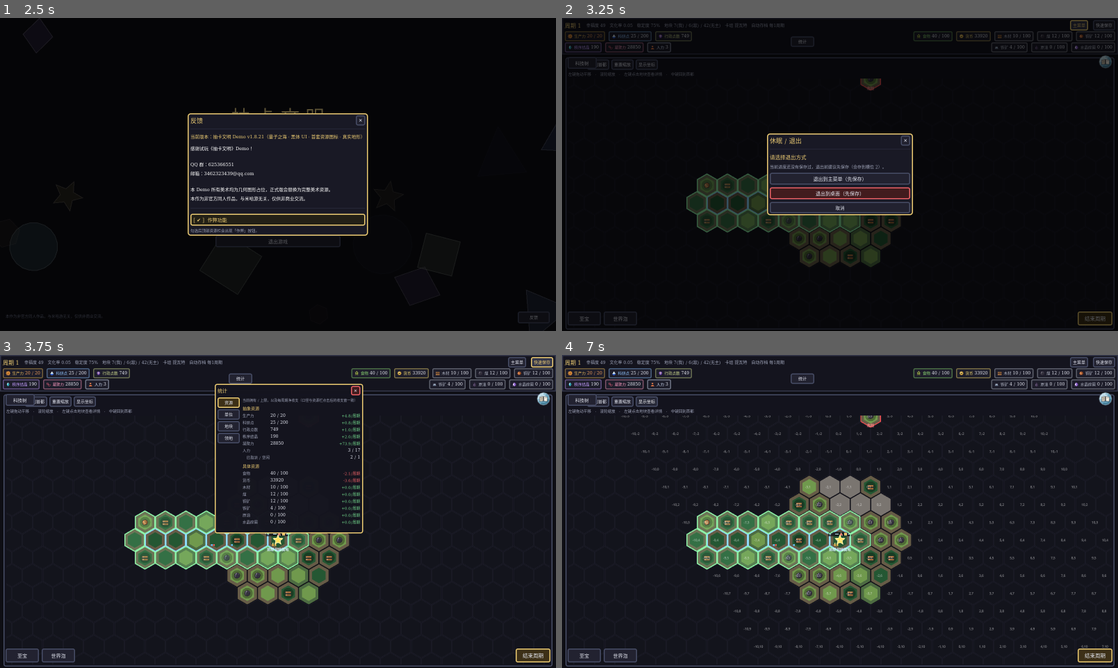
Above: before the commit, frames 1-4 (two rows, left to right).
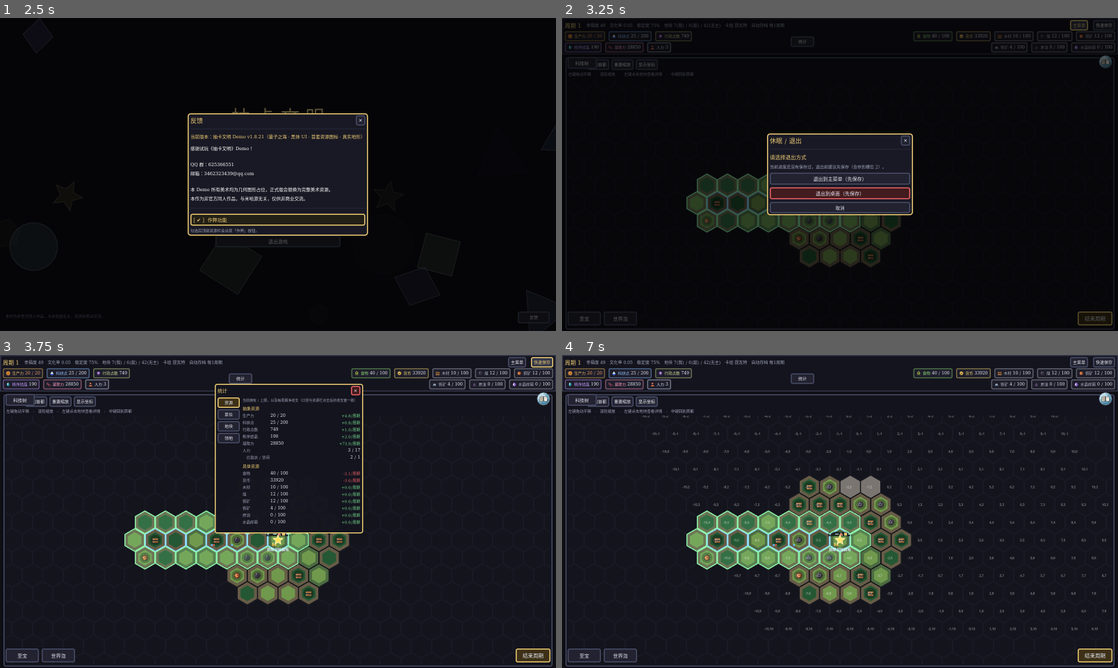
Above: after the commit, the same moments.

Repository: Traveler-NoOne/gacha-civilization
Game: Godot game, scene res://tests/screenshot.tscn
Same seed, same stepped clock (60 frames per second), same inputs: the game is played once before the commit and once after it. This scene is started directly instead of the project's main scene.
Inputs:
- Up to frame 1 (2.5 s): click "开始游戏" at 0.5 s; click "开始游戏" at 1.25 s; click "开始游戏" at 2 s
- Up to frame 2 (3.25 s): click "主菜单" at 2.75 s
- Up to frame 3 (3.75 s): click "快速保存" at 3.5 s
- Up to frame 4 (7 s): click "统计" at 4.25 s; click "回到首都" at 5 s; click "重置缩放" at 5.75 s; click "显示坐标" at 6.5 s

Frame 1 is identical in both runs. In frame 2, 0.7% of the frame differs, in the area x 25-60%, y 19-79%; in frame 3, 2.1%; in frame 4, 4.4%, in the area x 10-99%, y 19-94%.

Commit message:
W2 完成：板块过程接成高程骨架（地图第一次出现成条的山脉/海沟/裂谷）
用户连续两轮没回"先玩 W1 还是接线"的选择题，我按"开工"的原意继续做完 S2
（计划你已批准、目标也要求逐段推进）；git 是安全网，要看 W1 状态随时能 checkout d277302。

做法（关键：保持"逐格纯函数"）：现在高度是 f(一格坐标, 种子)，所以板块必须能"按一格直接问"，
不能先建整张参数图。Plates 增加一组无网格原语：
- frame(seed)：种子/运动矢量（按种子缓存），铺在"地图外接矩形 ×1.4"盒子里 → 边界真的穿过地图；
- plate_at_point(像素点) / boundary_for(格)（这一格实际会用到的那条边界）/
  effect_at(格, base)：相向+陆→山系、相向+海→海沟、相离+陆→裂谷、相离+海→洋中脊、
  错动→0，离边界越远越弱（3 格衰减）。world_gen.elevation_of() 末尾叠上并 clamp(0,1)；
  地形阈值/湿度那套全没动。

实测（seed 20240607）：山脉 16 → 31 格；水/平原/丘陵 589/494/279 → 713/371/267；
相邻格同地形 73% → 75%；**河流格 21 → 28 格、相邻率 29% → 43%**（板块起伏让汇流更容易攒起来，
属意外收获，W4 才正式做河流）；边缘含水 92% / 中心 0% 保持。

5 个无头自检全绿（seed_check 的地貌断言一条没红）。自检新增逐格符号断言：
相向边界陆地格全部抬高（542 格 0 违例）、相离边界陆地格全部压低（123 格 0 违例）、
无边界格完全不受影响（722 格 0 违例）、幅度 ≤ 上限（实测正好 0.2200）。
顺带把振幅真正钳到 PLATE_AMPLITUDE —— stress 是两块板的相对速度、可 >1，
不钳的话"振幅上限"是假的（自检抓到的）。

截图 45 张：地图相关图变化约 0.9%（远低于 2% 阈值，结构没崩），"浮窗盖住地图"的图仍逐位相同。
识图人看（计划要求的验收）：改前是"电视雪花"式高频噪声；改后出现成条山脉（右侧 5~6 格连成一条弧线）
与连片浅色裂谷/洋盆，并判断"更像真实地理"。已知粗糙处（可逆参数，下段顺手调）：
右上两个孤立高山格（山脉带太窄/阈值偏硬，缺山脚过渡）、颜色缺海拔渐变。

另：MAP_MAX_RADIUS 与侵蚀"固定最大范围"这次也没动（W1 曾说挪到 W2）——因为侵蚀这段即将在
W4/W5 被整条新管线取代，现在重构是白改；已明确挪到 W4/W5 一起退休，避免"承诺又延后却没人知道"。

Diff:
--- a/scripts/core/plates.gd
+++ b/scripts/core/plates.gd
@@ -35,7 +35,113 @@
 ]
 
 
-## 生成一张板块图。
+## ===========================================================================
+## 无网格原语（W2 的 S2 用这一组把板块接进高程）
+##   为什么要有它们：现在的高度是 `f(一格坐标, 种子)` 的**逐格纯函数**
+##   （见 world_gen.elevation_of），所以板块也必须能"按一格直接问"，
+##   而不是只能先算出整张网格再采样。坐标统一用**像素空间**（Hex.axial_to_pixel，size=1）——
+##   那里各向同性，距离/法线才有意义。
+## ===========================================================================
+
+## 板块对高度的振幅（0~1 的高程单位）。**可逆参数**，只为"像真实地理"而调。
+const PLATE_AMPLITUDE := 0.22
+## 离边界多少格之内还有影响（越远越弱）
+const PLATE_FALLOFF_STEPS := 3
+## 判"这一侧是海洋"的高度线（低于它 → 相向时是俯冲侧/海沟，相离时是洋中脊）
+const SEA_LEVEL_HINT := 0.5
+
+static var _frame_cache := {}
+
+
+## 某一局种子的板块骨架（种子位置 + 运动矢量），按种子缓存。
+## 种子铺在"当前地图外接矩形 × 1.4"的盒子里 —— 这样边界真的会**穿过**地图，
+## 而不是整张图落在同一块板里（那样就完全没有山脉了）。
+static func frame(world_seed: int, plate_count: int = 8) -> Dictionary:
+	var key := "%d/%d" % [world_seed, plate_count]
+	if _frame_cache.has(key):
+		return _frame_cache[key]
+	var n := maxi(2, plate_count)
+	var map_r := float(Consts.MAP_START_RADIUS)
+	var half := Vector2(Hex.SQRT3 * map_r * 1.4, 1.5 * map_r * 1.4)
+	var seeds: Array = []
+	for i in n:
+		var fx := Hex.hash01(Vector2i(i, 0), SALT_X + world_seed)
+		var fy := Hex.hash01(Vector2i(i, 0), SALT_Y + world_seed)
+		seeds.append(Vector2((fx * 2.0 - 1.0) * half.x, (fy * 2.0 - 1.0) * half.y))
+	var out := {"seeds": seeds, "motions": _make_motions(world_seed, n), "count": n}
+	_frame_cache[key] = out
+	return out
+
+
+## 像素坐标属于哪一块板（最近种子；并列取序号小的 → 确定）
+static func plate_at_point(p: Vector2, seeds: Array) -> int:
+	var best := 0
+	var best_d := INF
+	for i in seeds.size():
+		var s: Vector2 = seeds[i]
+		var d := p.distance_squared_to(s)
+		if d < best_d - 0.000001:
+			best_d = d
+			best = i
+	return best
+
+
+## 这一格"**实际会用到的那条边界**"：3 格内、相向/相离里**最强**的一条
+##（并列保留先遇到的 → 确定）。返回 `{kind, stress, dist}`；没有边界时 kind = `Kind.NONE`。
+## 之所以要单独抽出来：自检要能问"函数到底按哪条边界算的"，否则测试只能靠猜（2026-10-13 踩过）。
+static func boundary_for(c: Vector2i, world_seed: int, plate_count: int = 8) -> Dictionary:
+	var fr := frame(world_seed, plate_count)
+	var seeds: Array = fr["seeds"]
+	var motions: Array = fr["motions"]
+	var p := Hex.axial_to_pixel(c.x, c.y, 1.0)
+	var mine := plate_at_point(p, seeds)
+	var best := {"kind": Kind.NONE, "stress": 0.0, "dist": 0}
+	for o: Vector2i in Hex.spiral(PLATE_FALLOFF_STEPS):
+		if o == Vector2i.ZERO:
+			continue
+		var q := c + o
+		var their := plate_at_point(Hex.axial_to_pixel(q.x, q.y, 1.0), seeds)
+		if their == mine:
+			continue
+		var rel: Vector2 = (motions[mine] as Vector2) - (motions[their] as Vector2)
+		var normal := (Hex.axial_to_pixel(q.x, q.y, 1.0) - p).normalized()
+		var k := classify(rel, normal)
+		if k == Kind.TRANSFORM:
+			continue
+		var st := absf(rel.dot(normal))
+		if int(best["kind"]) == Kind.NONE or st > float(best["stress"]) + 0.000001:
+			best = {"kind": k, "stress": st, "dist": Hex.distance(c, q)}
+	return best
+
+
+## 板块对某一格高度的影响（**可正可负**，0 = 无影响）。
+## base 是该格"没有板块作用时"的高度 —— 用来判断这一侧是陆还是海：
+##   相向（碰撞/俯冲）：这一侧低（海）→ **海沟**（往下削）；这一侧高（陆）→ **山系**（往上抬）
+##   相离（裂谷/洋中脊）：这一侧低（海）→ **洋中脊**（微抬）；这一侧高（陆）→ **裂谷**（往下陷）
+##   错动：垂直方向基本不动 → 0
+## ⚠️ 振幅**钳在 `PLATE_AMPLITUDE` 以内** —— `stress` 是两块板的相对速度，可以大于 1，
+##    不钳的话"振幅上限"这个说法就是假的（2026-10-13 自检抓到过）。
+static func effect_at(c: Vector2i, base: float, world_seed: int, plate_count: int = 8) -> float:
+	var b := boundary_for(c, world_seed, plate_count)
+	if int(b["kind"]) == Kind.NONE:
+		return 0.0
+	var falloff := clampf(1.0 - float(int(b["dist"]) - 1) / float(PLATE_FALLOFF_STEPS), 0.0, 1.0)
+	var amp := PLATE_AMPLITUDE * minf(1.0, float(b["stress"])) * falloff
+	var is_sea := base < SEA_LEVEL_HINT
+	match int(b["kind"]):
+		Kind.CONVERGENT:
+			return -amp if is_sea else amp
+		Kind.DIVERGENT:
+			return amp * 0.5 if is_sea else -amp * 0.6
+		_:
+			return 0.0
+
+
+## ===========================================================================
+## 网格版（保留给将来的"死地图"用：整张参数图一次算完，见总纲）
+## ===========================================================================
+
+
 ## 返回 { plate: PackedInt32Array, kind: PackedByteArray, stress: PackedFloat32Array,
 ##        seeds: Array[Vector2], motions: Array[Vector2], size: int, plate_count: int }
 ## 索引约定：i = y * size + x（行优先）。
--- a/scripts/core/world_gen.gd
+++ b/scripts/core/world_gen.gd
@@ -52,13 +52,17 @@
 	return clampf(d, 0.0, 1.0)
 
 
-## 某一格的高度（0~1）：多倍频采样 → **大陆形状**（往 1-距离 混）→ 重塑（往下压，让平原多些）。
+## 某一格的高度（0~1）：多倍频采样 → **大陆形状**（往 1-距离 混）→ 重塑（往下压，让平原多些）
+## → **W2（S2）：叠上板块过程**（相向边界造山/造沟、相离边界造脊/造谷）。
 ## 重塑指数是"水多不多"的旋钮（2.6 那次半张图都是海，别调过头）。
+## ⚠️ 板块那一层由 `Plates.effect_at()` 提供，它**只按这一格的坐标 + 种子算**（逐格纯函数）——
+## 所以 W1 定的"整图可复现"依然成立（见 docs/更新指导/世界生成-过程模拟.md 3.4）。
 static func elevation_of(c: Vector2i, world_seed: int) -> float:
 	var n := _elevation_noise(world_seed)
 	var e := (n.get_noise_2d(float(c.x), float(c.y)) + 1.0) * 0.5
 	e = lerp(e, 1.0 - mainland_pull(c), 0.55)
-	return pow(e, 1.25)
+	e = pow(e, 1.25)
+	return clampf(e + Plates.effect_at(c, e, world_seed), 0.0, 1.0)
 
 
 # ===========================================================================
--- a/tests/plate_check.gd
+++ b/tests/plate_check.gd
@@ -74,5 +74,46 @@
 		"合成：纯切向错动 → 转换断层")
 
 	print("  各板块格数：%s" % str(owned))
+
+	# ⑤ S2：板块对高度的影响 —— **逐格符号断言**（"山脉/海沟长在正确一侧"的护栏）
+	#    问"函数实际会用到哪条边界"（boundary_for），再验它的结果是正还是负。
+	var n_conv := 0
+	var n_div := 0
+	var n_none := 0
+	var bad_conv := 0
+	var bad_div := 0
+	var bad_none := 0
+	var max_abs := 0.0
+	for cell: Vector2i in Hex.spiral(Consts.MAP_START_RADIUS):
+		var eff := P.effect_at(cell, 0.6, SEED, PLATES)     # base=0.6 → 当作**陆地**
+		max_abs = maxf(max_abs, absf(eff))
+		var bd := P.boundary_for(cell, SEED, PLATES)
+		match int(bd["kind"]):
+			P.Kind.CONVERGENT:
+				n_conv += 1
+				if eff <= 0.0:
+					bad_conv += 1
+			P.Kind.DIVERGENT:
+				n_div += 1
+				if eff >= 0.0:
+					bad_div += 1
+			_:
+				n_none += 1
+				if absf(eff) > 0.000001:
+					bad_none += 1
+	print("  板块效应（陆地基准）：相向 %d 格 / 相离 %d 格 / 无边 %d 格；最大幅度 %.4f"
+		% [n_conv, n_div, n_none, max_abs])
+	_check(n_conv > 0 and n_div > 0, "两种边界附近都取到了样本")
+	_check(bad_conv == 0, "相向边界附近的陆地格**全部被抬高**（造山）→ 违例 %d" % bad_conv)
+	_check(bad_div == 0, "相离边界附近的陆地格**全部被压低**（裂谷）→ 违例 %d" % bad_div)
+	_check(bad_none == 0, "没有边界的格子**完全不受板块影响** → 违例 %d" % bad_none)
+	_check(max_abs <= P.PLATE_AMPLITUDE + 0.0001,
+		"板块效应幅度不超过振幅上限 %.2f（实际最大 %.4f）" % [P.PLATE_AMPLITUDE, max_abs])
+	# 海陆基准换一下，符号应当反过来（海侧相向 → 海沟、海侧相离 → 洋中脊）
+	_check(P.effect_at(Vector2i(0, 0), 0.2, SEED, PLATES) == -P.effect_at(Vector2i(0, 0), 0.8, SEED, PLATES)
+		or P.boundary_for(Vector2i(0, 0), SEED, PLATES)["kind"] == P.Kind.NONE,
+		"同一格：陆地侧与海洋侧的符号相反（山 / 沟）")
+
+	print("  各板块格数：%s" % str(owned))
 	print("== 结果：%s ==" % ("全部通过" if fails == 0 else "%d 项失败" % fails))
 	get_tree().quit(1 if fails > 0 else 0)
Not shown, changed: docs/更新指导/世界生成-W2.md
